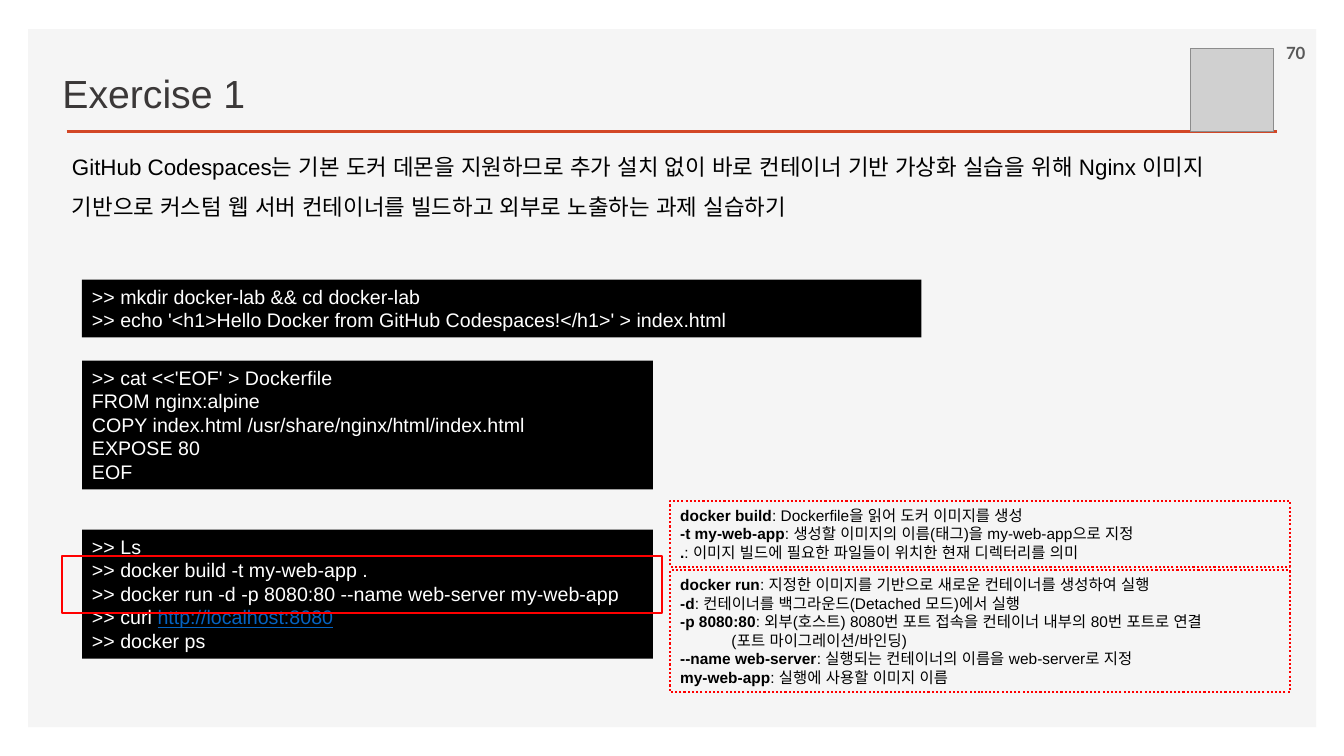
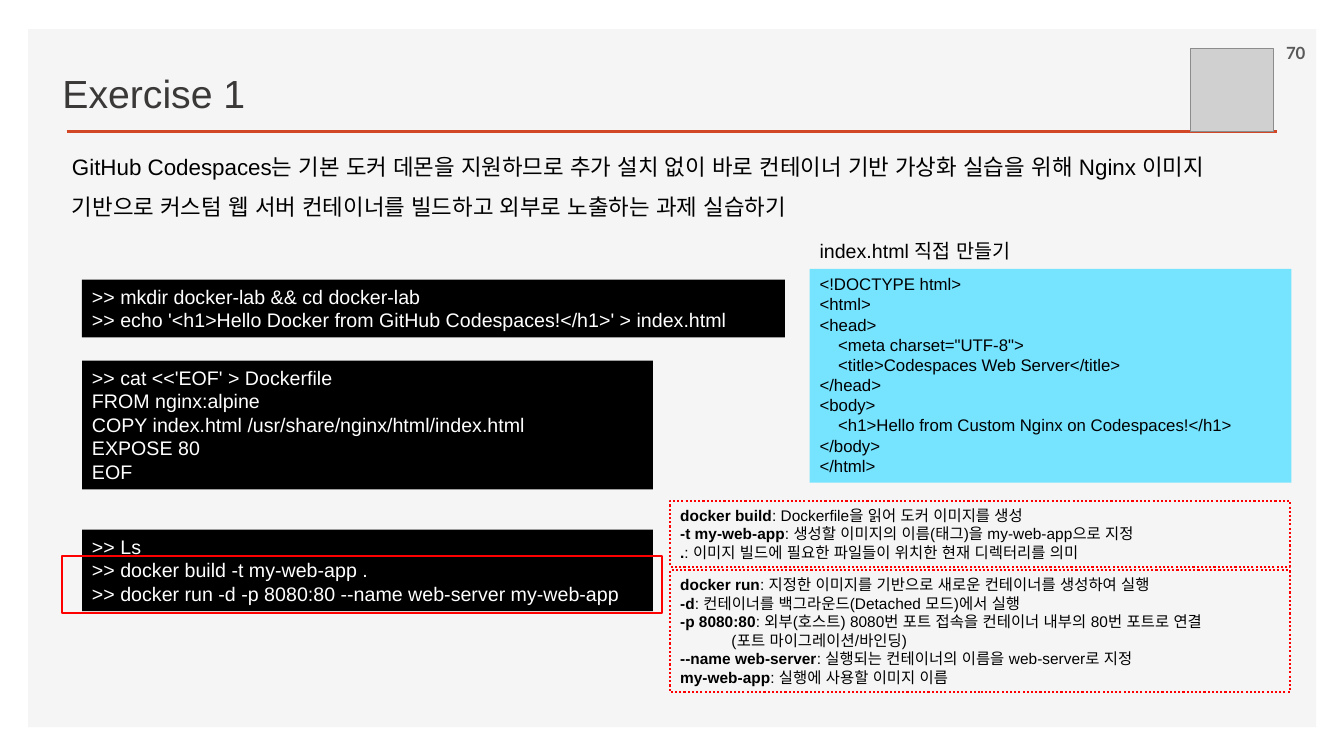
Before and after one commit to ancestor9/2026_Fall_AI-Workflow, a slide deck: slide 70 of PPTs/00_App Deployment.pptx. Drawn at 1344x756 pixels with LibreOffice and Linux fonts; fonts in the diff are those of the drawing; grey boxes stand for pictures; background and template pictures are left out. Boxes give left, top, right and bottom in pixels: in the first picture for what was removed or moved away, otherwise in the second. Text is boxed around its words. In the diff, an @@ line names an element or a change of style, - is before the commit and + after.

```diff
--- a/PPTs/00_App Deployment.pptx
+++ b/PPTs/00_App Deployment.pptx
@@ rectangle added at (810, 269, 1292, 483), fill #76E3FF, 12 pt, text #000000 @@
+<!DOCTYPE html>
+<html>
+<head>
+<meta charset="UTF-8">
+<title>Codespaces Web Server</title>
+</head>
+<body>
+<h1>Hello from Custom Nginx on Codespaces!</h1>
+</body>
+</html>
@@ text added at (820, 241, 1010, 260), 14 pt, text #000000 @@
+index.html 직접 만들기
@@ rectangle ">> mkdir docker-lab && cd ...": place and size @@
-rectangle ">> mkdir docker-lab && cd ..." at (82, 279, 922, 337)
+rectangle ">> mkdir docker-lab && cd ..." at (82, 279, 784, 337)
@@ rectangle ">> Ls": place and size @@
-rectangle ">> Ls" at (82, 529, 652, 658)
+rectangle ">> Ls" at (82, 529, 652, 611)
@@ text in rectangle at (120, 609, 334, 652): paragraphs removed @@
->> curl http://localhost:8080
->> docker ps
```
Also in this commit, not shown: 1 slide added.
